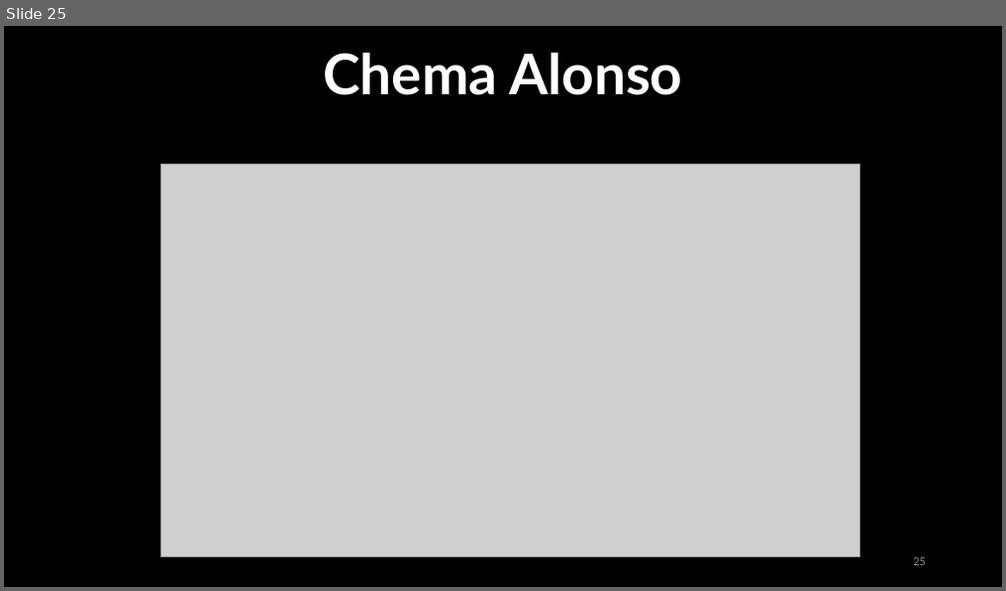
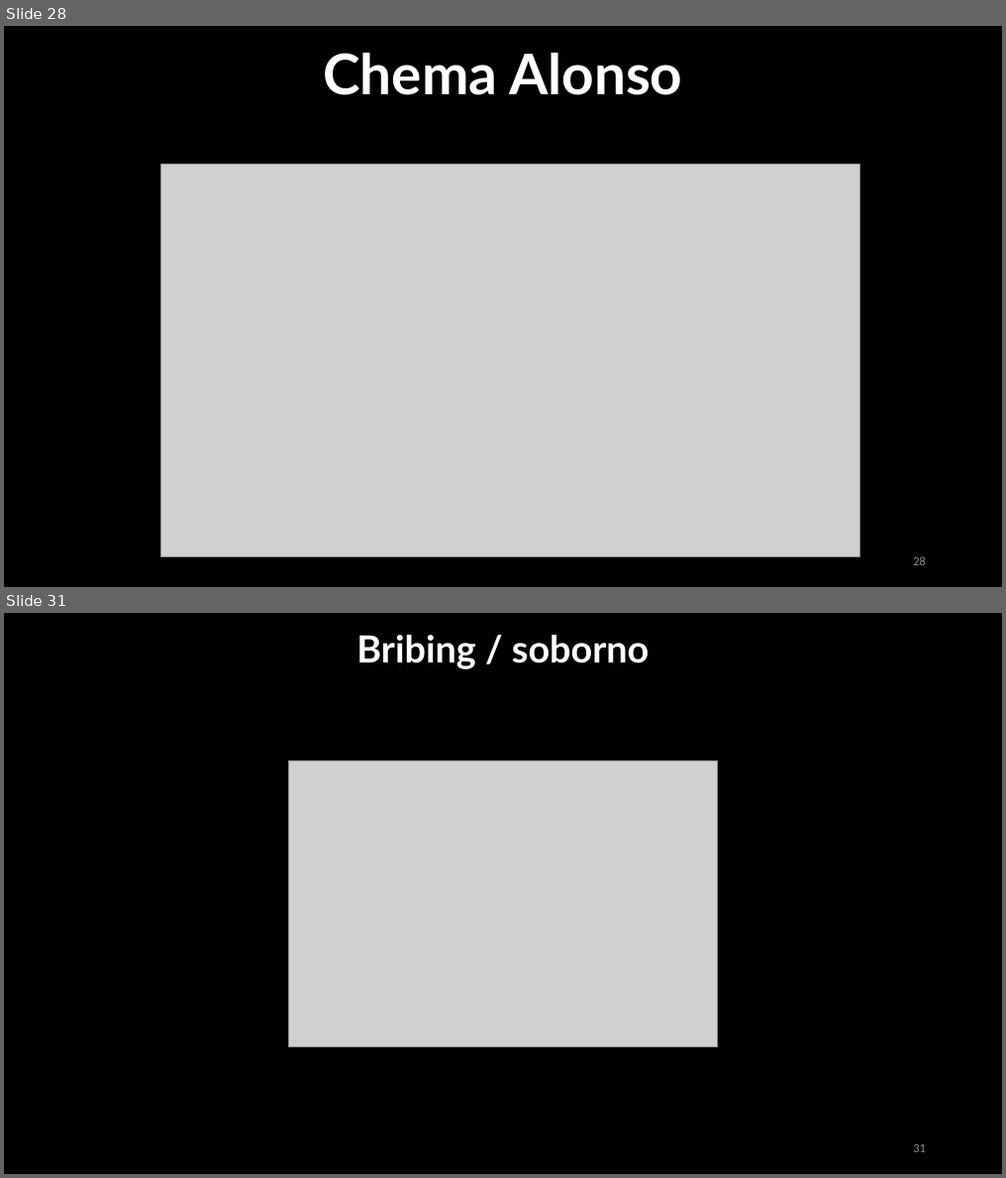
Before and after one commit to urcuqui/WhiteHat, a slide deck: My courses/Club Hack1ng/Social Engineering/2018-2/sesion1.pptx. Shown one above the other, each under a label of ours: slide 25 before the commit, slides 28 and 31 after it; the slides between them are not shown. The pictures are 1006x591 and 1006x1178 pixels, drawn with LibreOffice and Linux fonts; fonts in the diff are those of the drawing; grey boxes stand for pictures. Boxes give left, top, right and bottom in pixels: in the first picture for what was removed or moved away, otherwise in the second. Text is boxed around its words. In the diff, an @@ line names an element or a change of style, - is before the commit and + after.

```diff
--- a/My courses/Club Hack1ng/Social Engineering/2018-2/sesion1.pptx
+++ b/My courses/Club Hack1ng/Social Engineering/2018-2/sesion1.pptx
@@ slide 31 added at (4,613,1002,1174), background #000000 @@
@@ text added at (356,635,649,669), 36 pt, text #FFFFFF, bold @@
+Bribing / soborno
@@ picture added at (288,761,718,1048) @@
@@ page number added at (913,1145,926,1153), 12 pt, text #8C8C8C @@
+31
@@ what was slide 25 is now slide 28 @@
```
Also in this commit, not shown: 3 slides changed, 23 other slides added.
